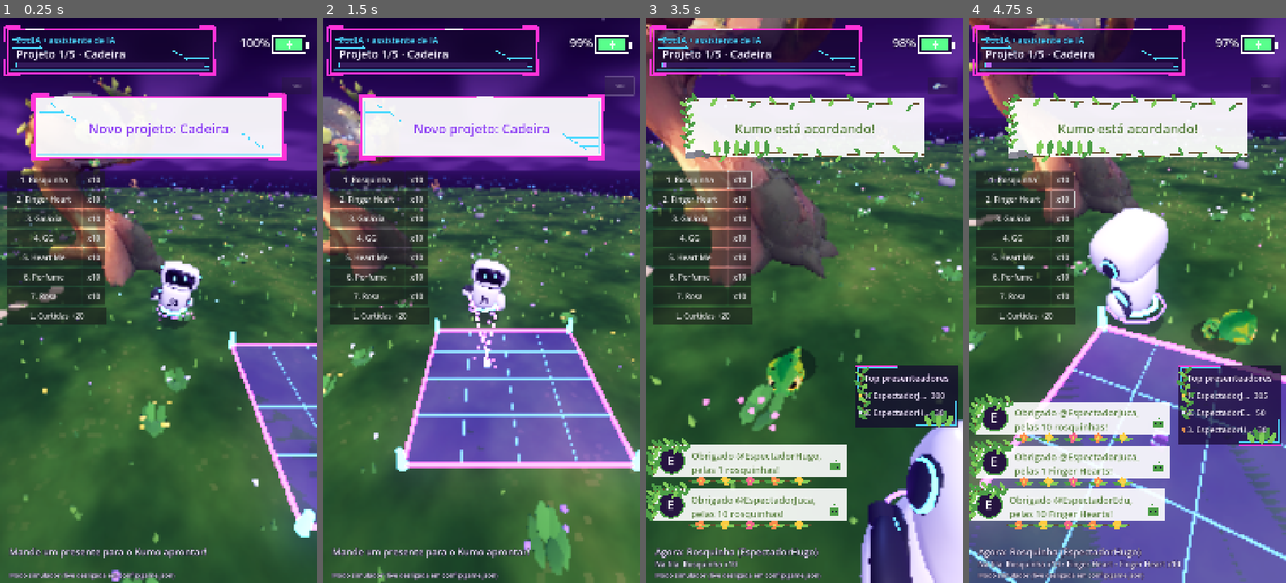
Above: before the commit, frames 1-4 (left to right).
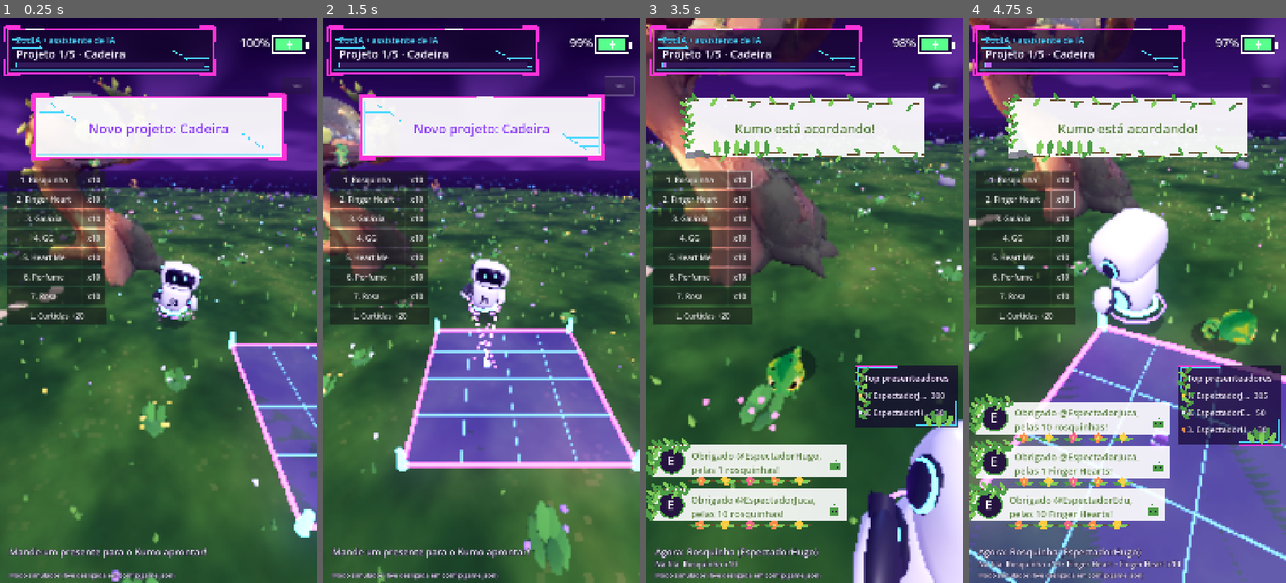
Above: after the commit, the same moments.

Repository: caioSouzl/Kumo-Character
Game: Godot game, scene res://scenes/main.tscn
Two runs of this game, one before a commit and one after it. Both use one fixed random seed, a clock stepped at 60 frames per second and the inputs below.
Inputs:
- Up to frame 1 (0.25 s): no input
- Up to frame 2 (1.5 s): click "SIM" at 0.5 s; click "SIM" at 1.25 s
- Up to frame 3 (3.5 s): click "1. Rosquinha" at 2 s; click "x10" at 2.75 s
- Up to frame 4 (4.75 s): click "2. Finger Heart" at 3.5 s; click "x10" at 4.25 s

The runs differ from the first frame. In frame 1, 0.1% of the frame differs, in the area x 47-63%, y 47-52%; in frame 2, 0.4%; in frame 3, 1.1%, in the area x 65-85%, y 83-100%; in frame 4, 0.5%.

Commit message:
fix(ciberespaco): braços do ZodIA giram do ombro até a ponta da paleta
Co-Authored-By: Claude Opus 5.5 <noreply@anthropic.com>
Claude-Session: https://claude.ai/code/session_01TTv95KrnabEztEi64vjcpb

Diff:
--- a/ciberespaco/config/game.json
+++ b/ciberespaco/config/game.json
@@ -70,8 +70,8 @@
           ],
           "tip": [
             -0.115,
-            0.186,
-            0.03
+            0.127,
+            0.02
           ]
         },
         "right": {
@@ -83,8 +83,8 @@
           ],
           "tip": [
             -0.415,
-            0.302,
-            0.03
+            0.371,
+            0.02
           ]
         }
       }
--- a/ciberespaco/scripts/world/zodia.gd
+++ b/ciberespaco/scripts/world/zodia.gd
@@ -266,7 +266,7 @@
 	if _arms.size() == 2 and not _anim_playing():
 		for arm in _arms:
 			var p: Vector3 = arm["pivot"]
-			var tip: Vector3 = p + (arm["q"] as Quaternion) * ((arm["tip"] as Vector3) - p) * 1.15
+			var tip: Vector3 = p + (arm["q"] as Quaternion) * ((arm["tip"] as Vector3) - p) * 1.05
 			out.append(_skel.global_transform * tip)
 	else:
 		out.append(_hand.global_position)
